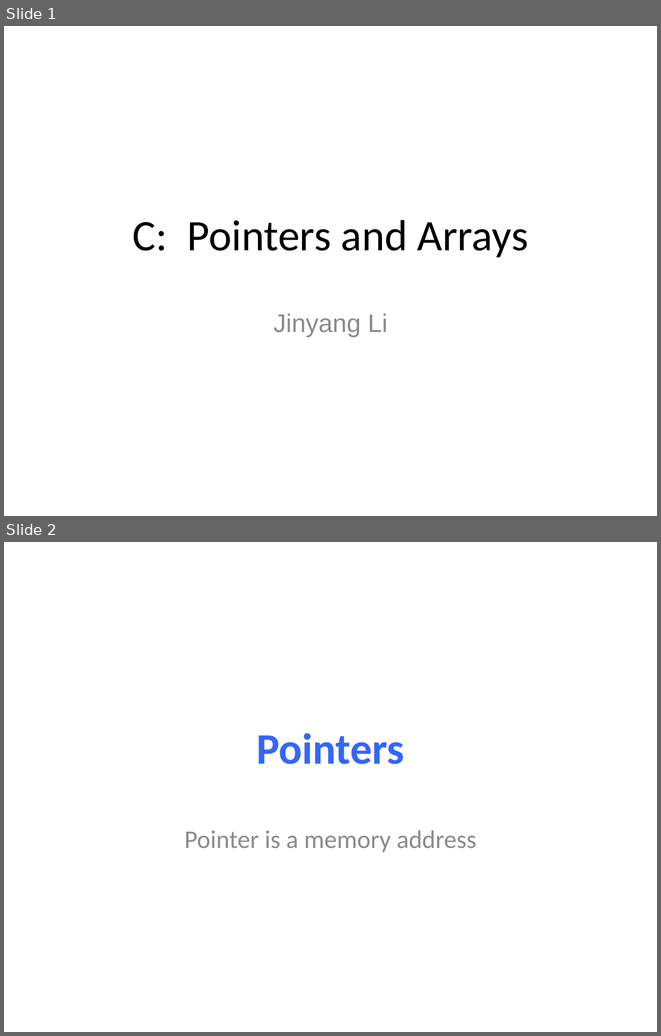
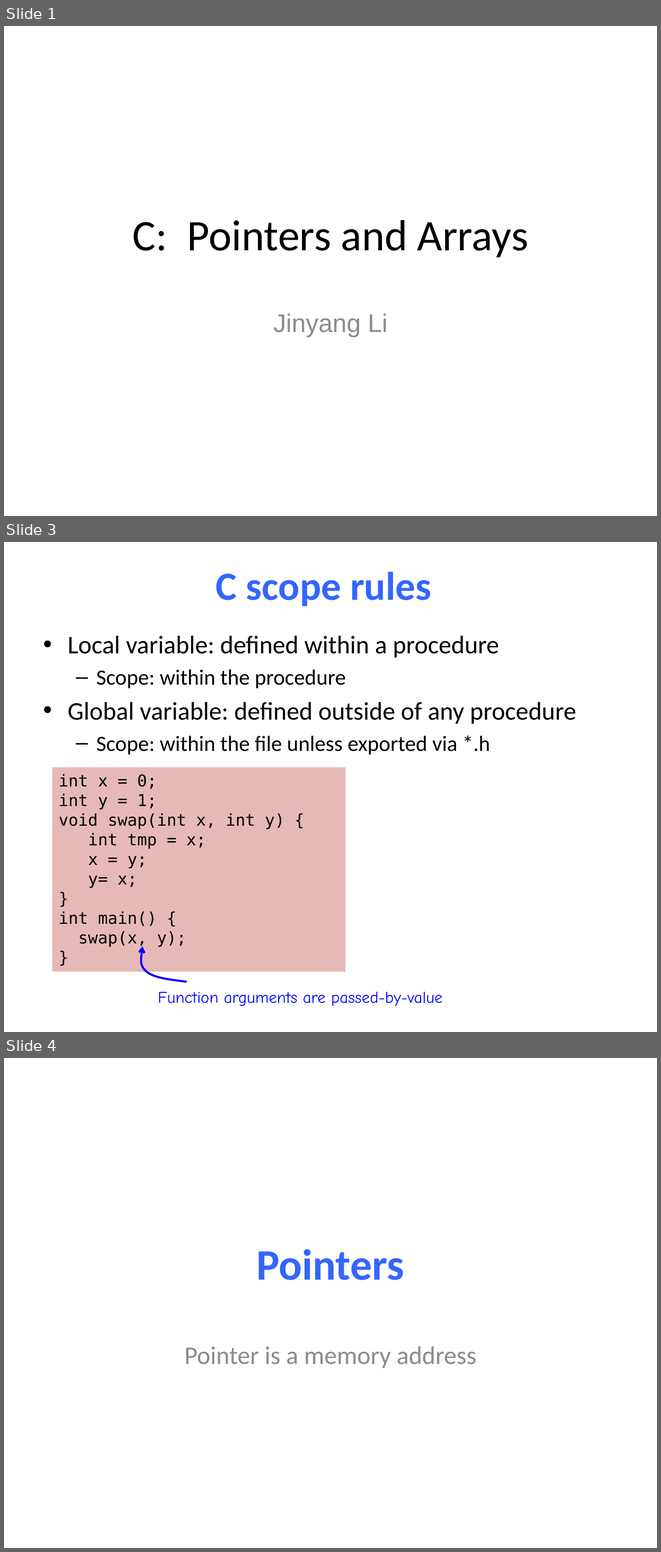
Before and after one commit to NYU-CSO/nyu-cso.github.io, a slide deck: notes/05-pointer_array.pptx. Shown one above the other, each under a label of ours: slides 1 and 2 before the commit, slides 1, 3 and 4 after it; the slides between them are not shown. The pictures are 661x1036 and 661x1552 pixels, drawn with LibreOffice and Linux fonts; fonts in the diff are those of the drawing. Boxes give left, top, right and bottom in pixels: in the first picture for what was removed or moved away, otherwise in the second. Text is boxed around its words. In the diff, an @@ line names an element or a change of style, - is before the commit and + after.

```diff
--- a/notes/05-pointer_array.pptx
+++ b/notes/05-pointer_array.pptx
@@ slide 3 added at <box>4,542,657,1032</box>, background #FFFFFF @@
@@ title added at <box>216,572,431,606</box>, 44 pt, text #3366FF, bold @@
+C scope rules
@@ text added at <box>68,635,576,755</box>, 28 pt, text #000000 @@
+• Local variable: defined within a procedure
+  – Scope: within the procedure
+• Global variable: defined outside of any procedure
+  – Scope: within the file unless exported via *.h
@@ rectangle added at <box>52,767,345,972</box>, fill #E6B9B8, 18 pt, text #000000 @@
+int x = 0;
+int y = 1;
+void swap(int x, int y) {
+int tmp = x;
+x = y;
+y= x;
+}
+int main() {
+swap(x, y);
+}
@@ freeform shape added at <box>141,946,186,981</box>, outline #0000FF 2.25 pt @@
@@ text added at <box>158,991,442,1006</box>, 18 pt, text #0000FF @@
+Function arguments are passed-by-value
@@ what was slide 2 is now slide 4 @@
```
Also in this commit, not shown: 10 slides changed, 1 other slide added, 1 other file.
